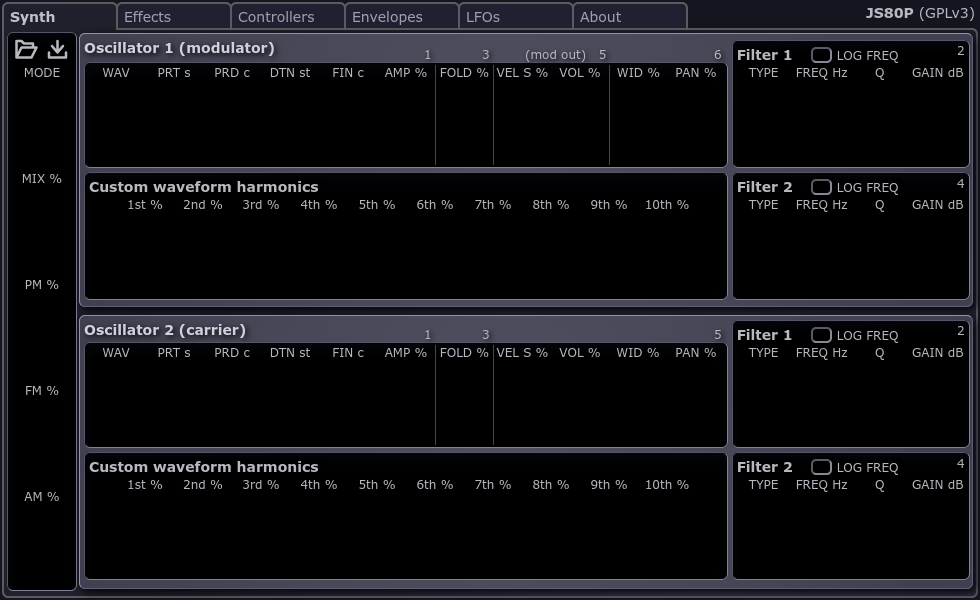
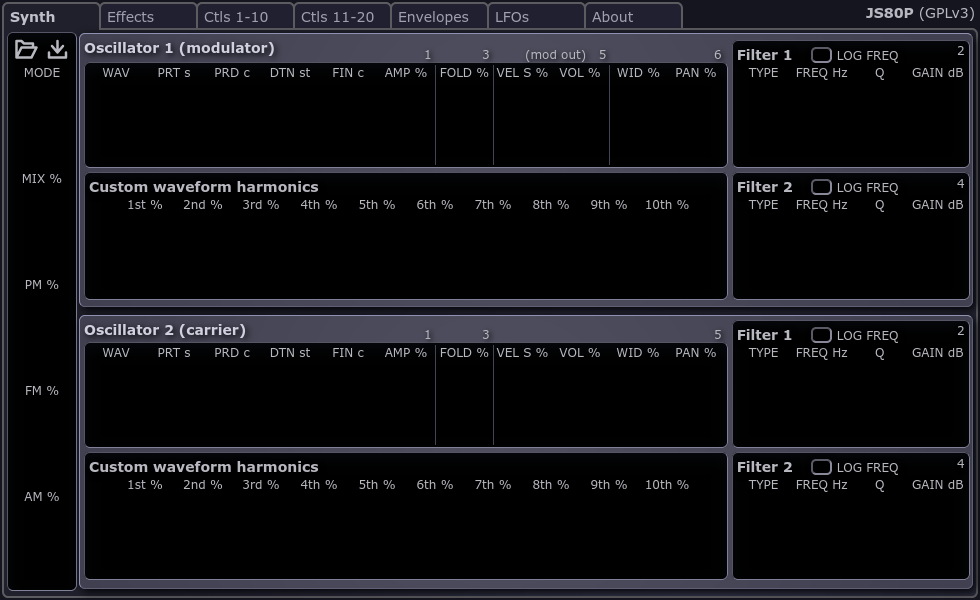
Layer changes from the first 980px x 600px image to the second:
painted on "synth" over left=3, top=2, right=970, bottom=580
painted on "effects" over left=95, top=2, right=688, bottom=30
added layer "controllers1" above "controllers2" over left=3, top=2, right=970, bottom=580
renamed "controllers" to "controllers2", painted on it over left=3, top=2, right=970, bottom=580
painted on "envelopes" over left=3, top=2, right=830, bottom=575
painted on "lfos" over left=3, top=2, right=970, bottom=580
painted on "about" over left=3, top=2, right=688, bottom=30
